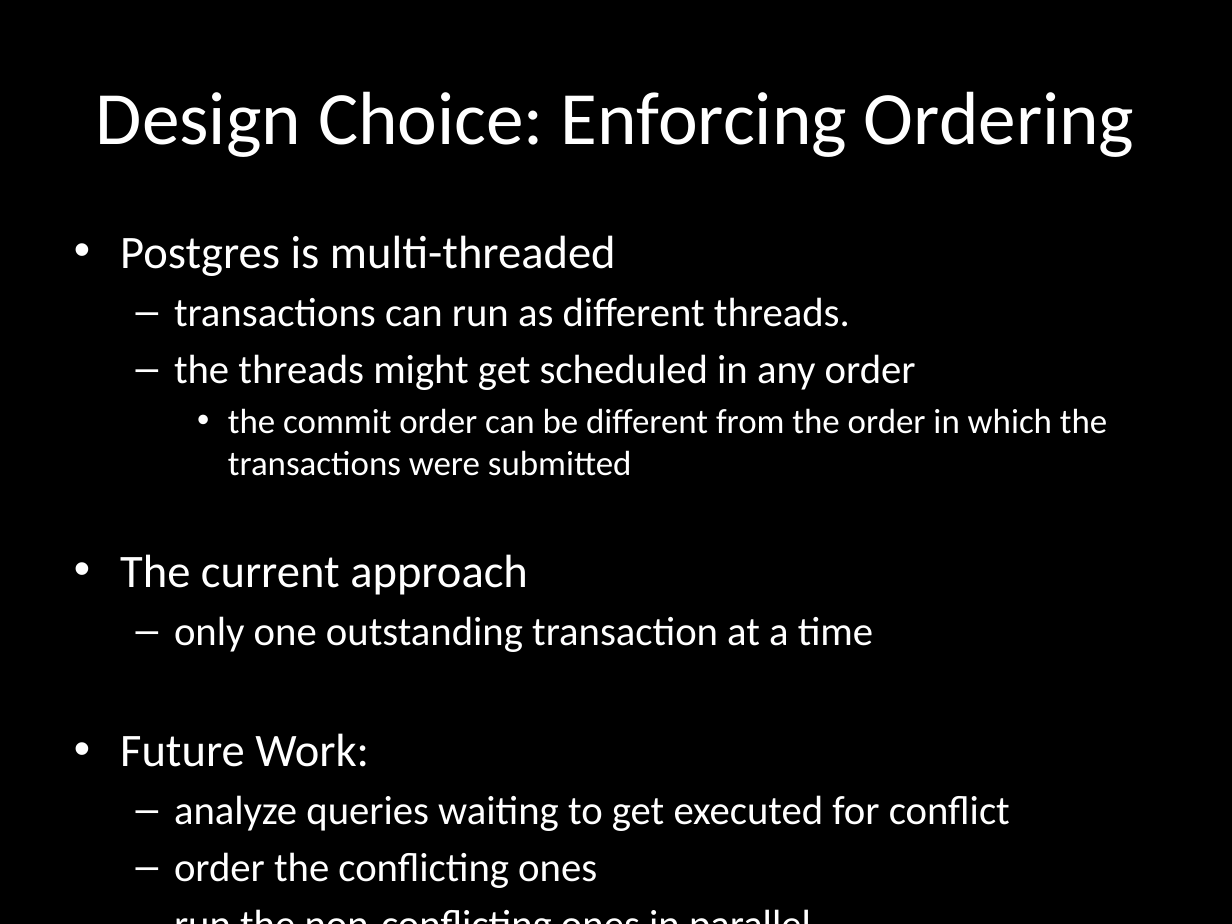
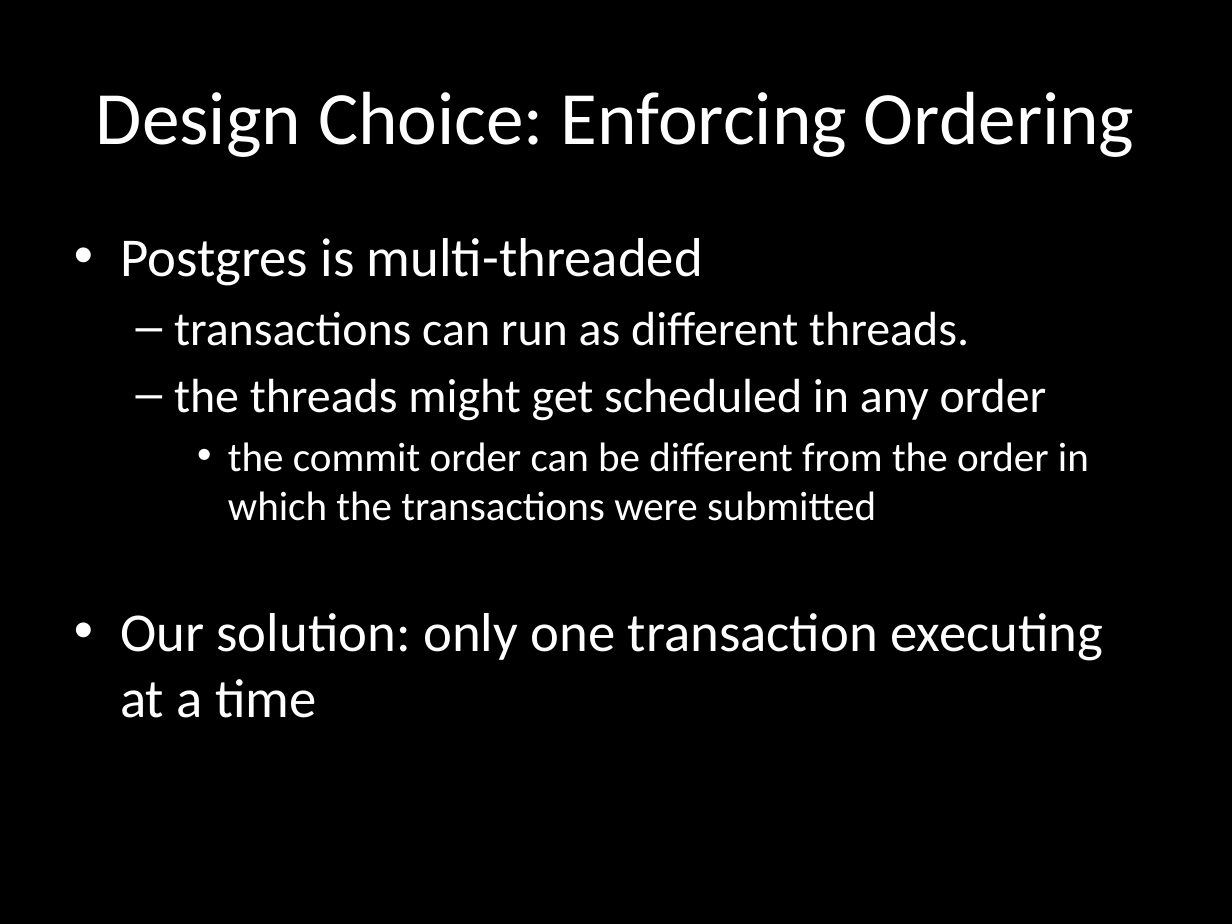
Before and after one commit to anantb/barista, a slide deck: slide 5 of slides/barista-checkoff-demo.pptx. Drawn at 1232x924 pixels with LibreOffice and Linux fonts; fonts in the diff are those of the drawing. Boxes give left, top, right and bottom in pixels: in the first picture for what was removed or moved away, otherwise in the second. Text is boxed around its words. In the diff, an @@ line names an element or a change of style, - is before the commit and + after.

```diff
--- a/slides/barista-checkoff-demo.pptx
+++ b/slides/barista-checkoff-demo.pptx
@@ text at (x1=120, y1=238, x2=1089, y2=521): size 27.2 to 32 pt in "Postgres is multi-threaded"; size 23.8 to 28 pt in "transactions can run as different threads.", "the threads might get scheduled in any ..."; size 20.4 to 24 pt in "the commit order can be different from ..." @@
@@ text at (x1=120, y1=613, x2=1103, y2=718): text changed; size 23.8 to 32 pt @@
-• The current approach
-  – only one outstanding transaction at a time
-• Future Work:
-  – analyze queries waiting to get executed for conflict
-  – order the conflicting ones
-  – run the non-conflicting ones in parallel
+• Our solution: only one transaction executing at a time
```
Also in this commit, not shown: 2 other slides changed, 1 slide added, 1 slide removed, 1 other file.
